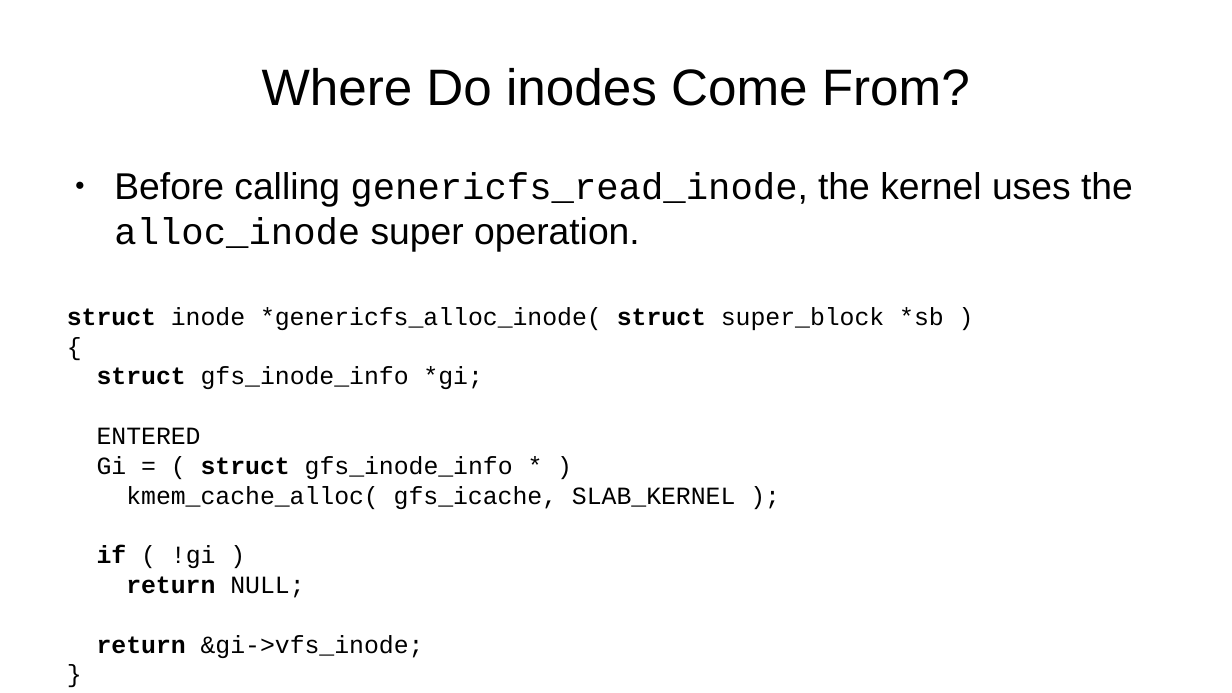
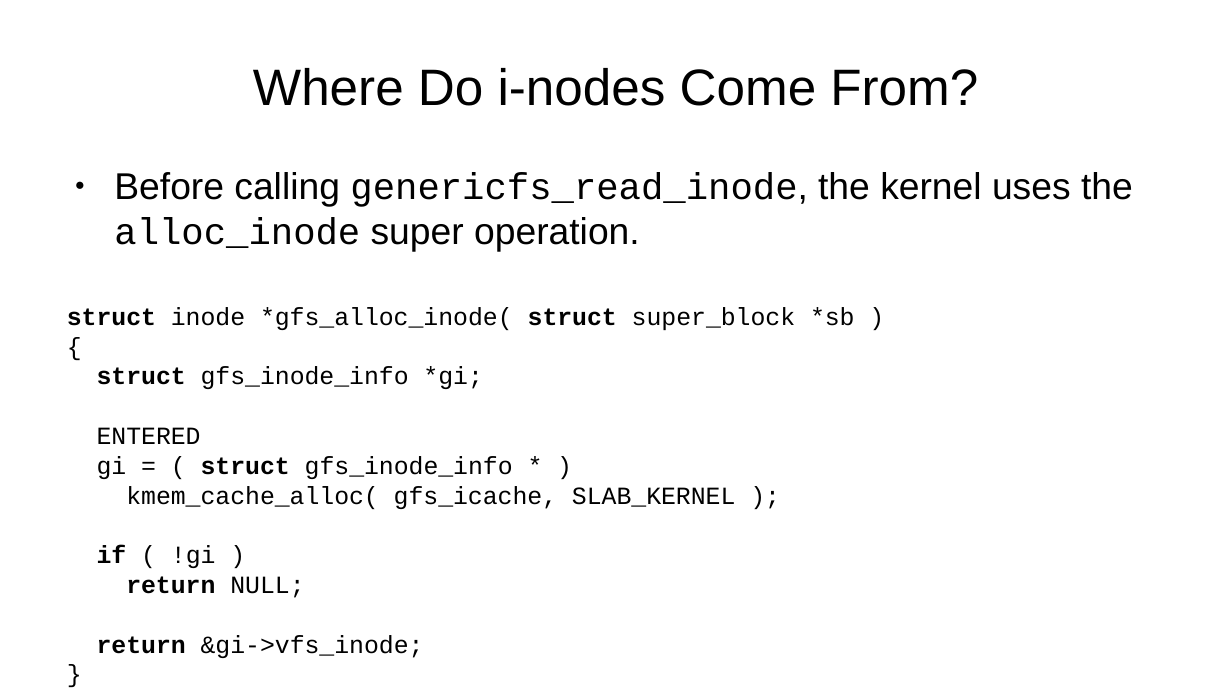
Before and after one commit to pchapin/genericfs, a slide deck: slide 12 of doc/Slides/Linux-File-System-Internals.odp. Drawn at 1232x693 pixels with LibreOffice and Linux fonts; fonts in the diff are those of the drawing. Boxes give left, top, right and bottom in pixels: in the first picture for what was removed or moved away, otherwise in the second. Text is boxed around its words. In the diff, an @@ line names an element or a change of style, - is before the commit and + after.

```diff
--- a/doc/Slides/Linux-File-System-Internals.odp
+++ b/doc/Slides/Linux-File-System-Internals.odp
@@ title at <box>253,68,978,106</box>: text changed @@
-Where Do inodes Come From?
+Where Do i-nodes Come From?
@@ text at <box>67,307,855,330</box>: text changed @@
-struct inode *genericfs_alloc_inode( struct super_block *sb )
+struct inode *gfs_alloc_inode( struct super_block *sb )
@@ text at <box>97,456,513,479</box>: text changed @@
-Gi = ( struct gfs_inode_info * )
+gi = ( struct gfs_inode_info * )
```
Also in this commit, not shown: 10 other slides changed.
